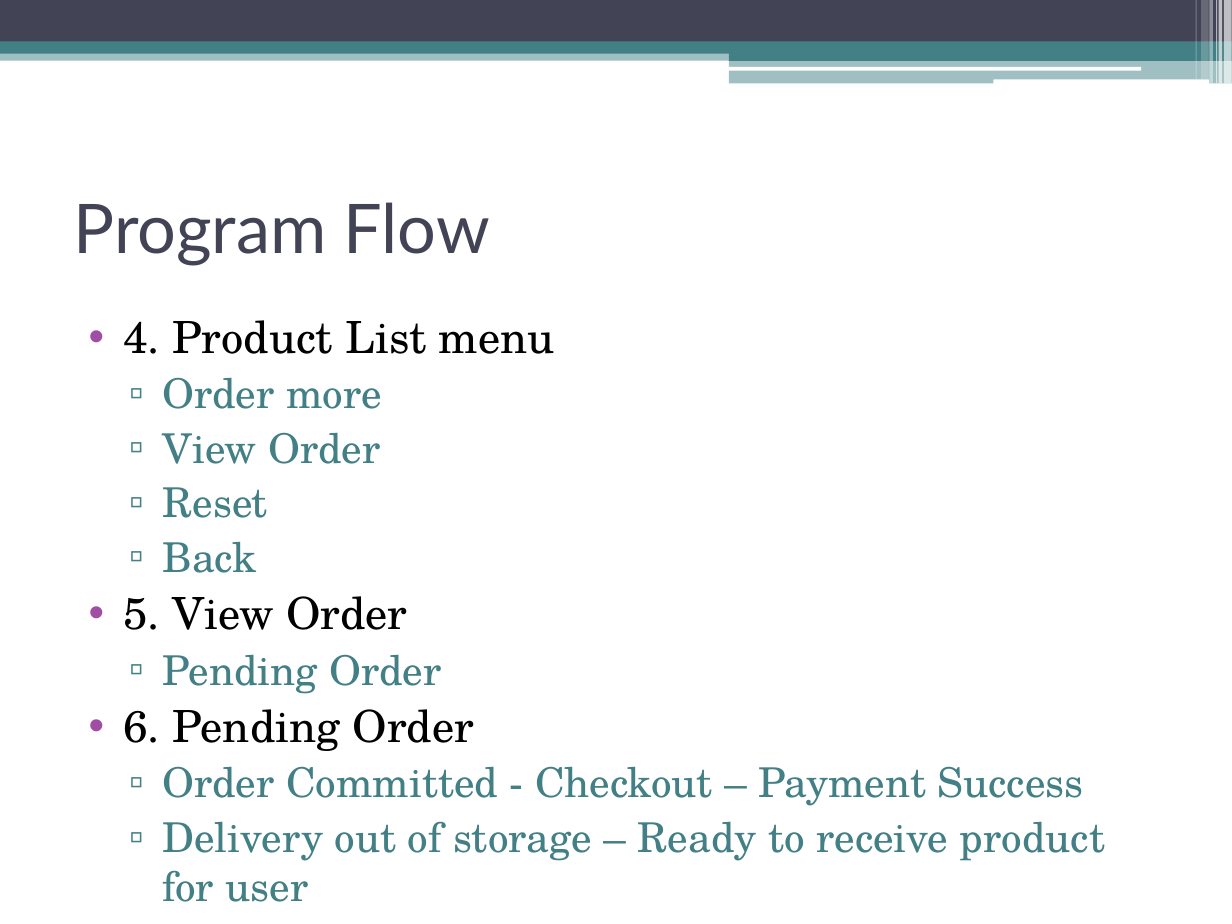
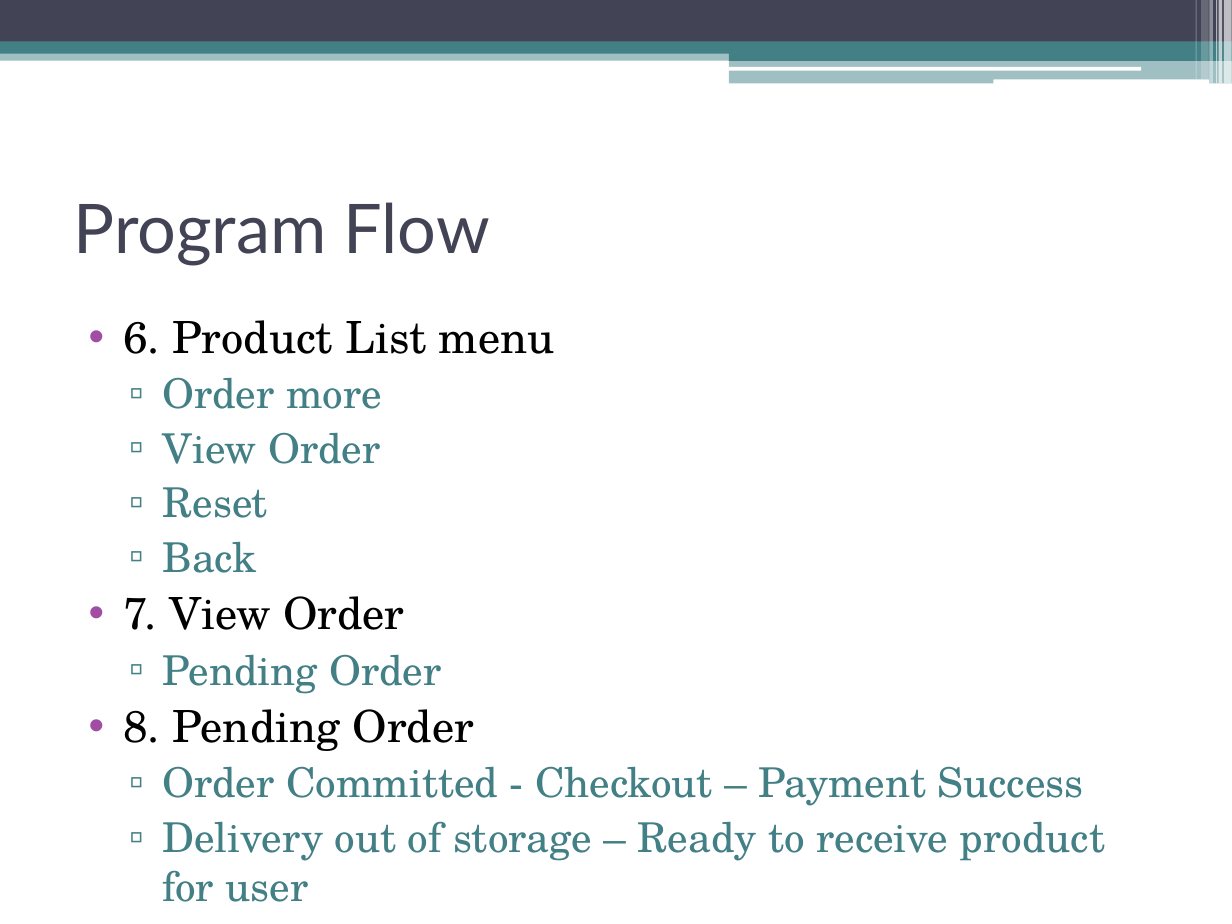
Before and after one commit to MNLBC/Group2Projects, a slide deck: slide 8 of W1D4Project/Group 2.pptx (slide 7 before the commit). Drawn at 1232x924 pixels with LibreOffice and Linux fonts; fonts in the diff are those of the drawing. Boxes give left, top, right and bottom in pixels: in the first picture for what was removed or moved away, otherwise in the second. Text is boxed around its words. In the diff, an @@ line names an element or a change of style, - is before the commit and + after.

```diff
--- a/W1D4Project/Group 2.pptx
+++ b/W1D4Project/Group 2.pptx
@@ text at [123,320,555,354]: text changed @@
-• 4. Product List menu
+• 6. Product List menu
@@ text at [123,596,404,630]: text changed @@
-• 5. View Order
+• 7. View Order
@@ text at [123,709,474,751]: text changed @@
-• 6. Pending Order
+• 8. Pending Order
```
Also in this commit, not shown: 2 other slides changed, 1 slide added, 3 other files.
